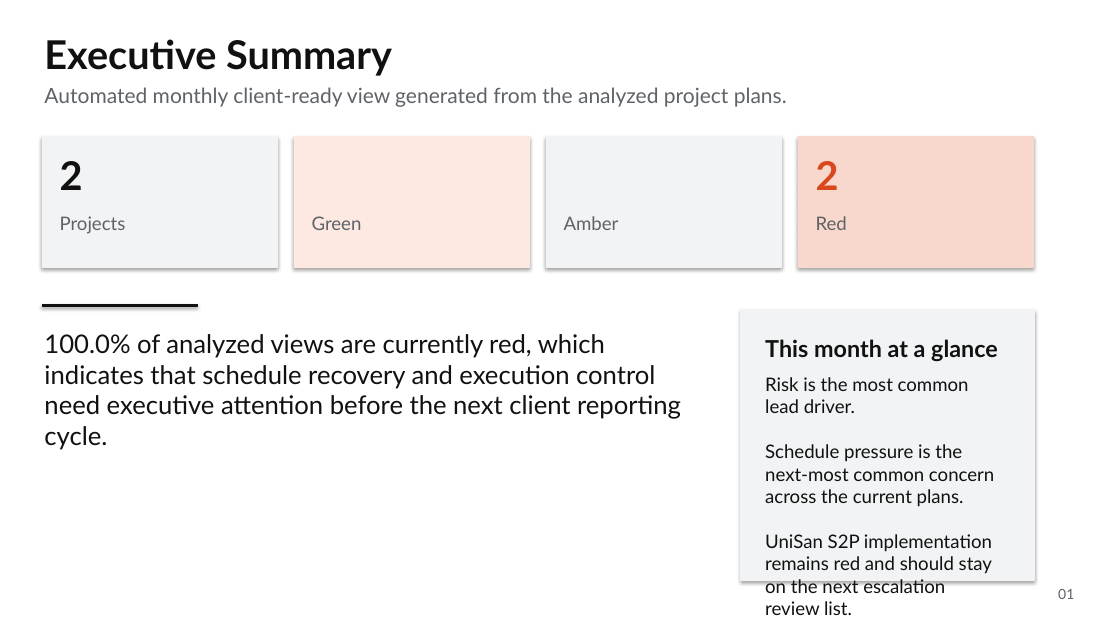
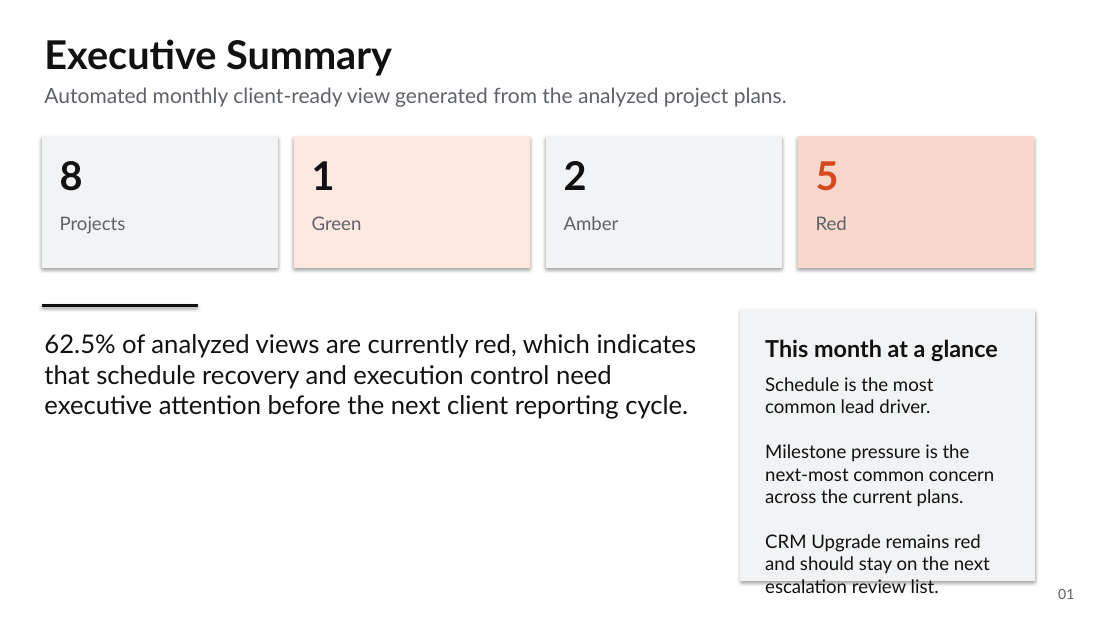
Before and after one commit to Rajibpanda01/Project-Health-Reporting-Agent, a slide deck: slide 1 of deliverables/monthly_executive_deck.pptx. Drawn at 1120x630 pixels with LibreOffice and Linux fonts; fonts in the diff are those of the drawing. Boxes give left, top, right and bottom in pixels: in the first picture for what was removed or moved away, otherwise in the second. Text is boxed around its words. In the diff, an @@ line names an element or a change of style, - is before the commit and + after.

```diff
--- a/deliverables/monthly_executive_deck.pptx
+++ b/deliverables/monthly_executive_deck.pptx
@@ text at box(60, 161, 83, 191): text changed @@
-2
+8
@@ text added at box(312, 161, 335, 190), 34 pt, text #111111, bold @@
+1
@@ text added at box(564, 161, 587, 190), 34 pt, text #111111, bold @@
+2
@@ text at box(816, 161, 839, 191): text changed @@
-2
+5
@@ text at box(44, 334, 697, 419): text changed @@
-100.0% of analyzed views are currently red, which indicates that schedule recovery and execution control need executive attention before the next client reporting cycle.
+62.5% of analyzed views are currently red, which indicates that schedule recovery and execution control need executive attention before the next client reporting cycle.
@@ text at box(765, 377, 994, 593): text changed @@
-Risk is the most common lead driver.
-Schedule pressure is the next-most common concern across the current plans.
-UniSan S2P implementation remains red and should stay on the next escalation review list.
+Schedule is the most common lead driver.
+Milestone pressure is the next-most common concern across the current plans.
+CRM Upgrade remains red and should stay on the next escalation review list.
```
Also in this commit, not shown: 4 other slides changed.
